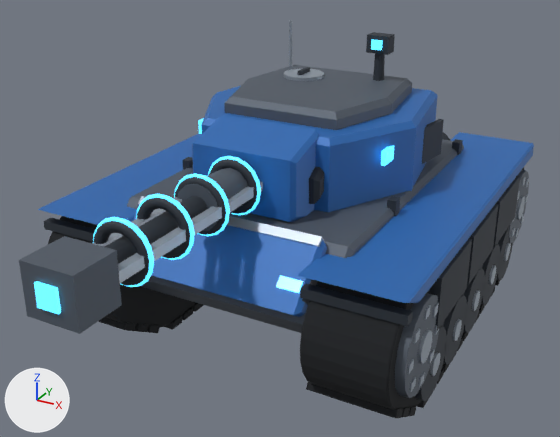
A saved change to the glTF model public/assets/units/bulwark-heavy-tank.glb.
One viewpoint serves both versions: a 50 mm camera at (4.9, -9.94, 6.06) aimed at (0.08, -1.17, 1.68). Arrows for +X, +Y and +Z are at lower left; the lights stay in place. The picture after the commit comes second. Where no turn or scale is listed for an object, it has been applied to the vertices. Vertices at exactly the same position are counted once.

The first picture shows 'bow_glow', 'fender', 'rear_drive', 'suspension_beam', 'track_belt', 'wheel_hub_0'.
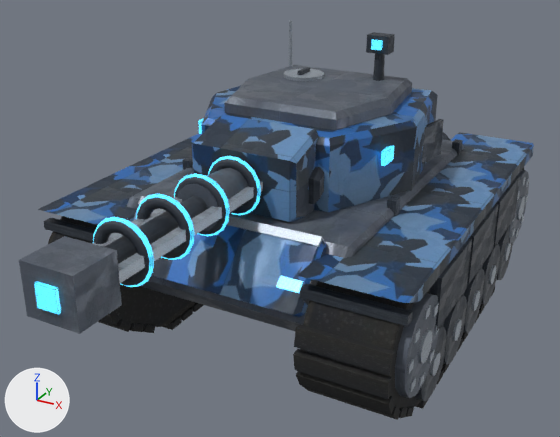
Pixel boxes (x1, y1, x2, y2) of what changed, in the pictures (560 x 437 px; the box of a moved part takes in the faces that stretch with it):
'fender', surface changed: (38, 86, 534, 317) in both
'suspension_beam', surface changed: (57, 36, 520, 401) in both
'track_belt', reshaped: before (48, 167, 524, 419); after (48, 167, 524, 420)
'bow_glow', surface changed: (34, 39, 394, 314) in both
part 1 of me_mesh_0, moved or reshaped: before (408, 406, 416, 416); after (415, 400, 428, 409)
part 2 of me_mesh_0, moved or reshaped: before (306, 382, 403, 419); after (398, 407, 408, 418)
part 3 of me_mesh_0, moved or reshaped (not visible before): after (302, 386, 400, 420)
part 4 of me_mesh_0, moved or reshaped (not visible before): after (296, 371, 395, 415)
part 5 of me_mesh_0, moved or reshaped (not visible before): after (293, 348, 392, 399)
part 6 of me_mesh_0, rebuilt: before (147, 325, 160, 333); after (142, 324, 156, 333)
part 7 of me_mesh_0, rebuilt: before (98, 317, 136, 331); after (98, 319, 131, 332)
part 8 of me_mesh_0, moved or reshaped: before (300, 167, 524, 410); after (300, 167, 524, 409)

The change, as a list of edits to the scene's bpy script:
```text
Change mat_armordark:
    remove # nodes: BsdfPrincipled, OutputMaterial
    remove # colours: greyish blue #333a43
    nodes: BsdfPrincipled, Mapping x2, Math, OutputMaterial, SeparateColor, TexImage x2, UVMap x2
    uses the picture img_image_1
    uses the picture img_image_2
Change mat_trim:
    where n0 = _N.new('ShaderNodeBsdfPrincipled'); n0.name = 'Principled BSDF'
    remove n0.inputs[0].default_value = (0.323, 0.376, 0.44, 1.0)  # 'Base Color', grey #9aa5b1
    add n2 = _N.new('ShaderNodeTexImage'); n2.name = 'Image Texture'
    add n2.image = img_image_3
    add n3 = _N.new('ShaderNodeMapping'); n3.name = 'Mapping'
    add n3.inputs[1].default_value = (0.0, -0.2, 0.0)  # 'Location'
    add n3.inputs[3].default_value = (1.2, 1.2, 1.0)  # 'Scale'
    add n4 = _N.new('ShaderNodeUVMap'); n4.name = 'UV Map'
    add n4.uv_map = 'UVMap'
    add _L.new(n2.outputs[0], n0.inputs[0])  # 'Color' to 'Base Color'
    add _L.new(n3.outputs[0], n2.inputs[0])  # 'Vector' to 'Vector'
    add _L.new(n4.outputs[0], n3.inputs[0])  # 'UV' to 'Vector'
Change mat_teamcamo:
    remove # nodes: BsdfPrincipled, OutputMaterial
    remove # colours: blue #2b6bb5
    nodes: BsdfPrincipled, Mapping x2, Math, OutputMaterial, SeparateColor, TexImage x2, UVMap x2
    uses the picture img_image_5
    uses the picture img_image_6
Change mat_energy:
    remove # nodes: BsdfPrincipled, OutputMaterial
    nodes: BsdfPrincipled, Mix x2, OutputMaterial, TexImage x2
    uses the picture img_image_7
Change me_mesh_0:
    remove me_mesh_0.from_pydata(...)  # 832 vertices, 1368 faces; spans x -4.54..0.58, y -3.18..3.28, z -0.21..1.95
    add me_mesh_0.from_pydata(...)  # 832 vertices, 1336 faces; spans x -4.54..0.58, y -3.27..3.28, z -0.2..1.95
    me_mesh_0 part 1: the loose piece of 8 vertices spanning x -0.58..0.58, y -2.42..-2.15, z -0.08..0.14 is turned 31.7 degrees about the x axis through its middle, then moved by (0.0, 0.53, -0.18)
    me_mesh_0 part 2: the loose piece of 8 vertices spanning x -0.58..0.58, y -2.93..-2.67, z 0.24..0.46 is moved by (0.0, 0.16, -0.1)
    me_mesh_0 part 3: the loose piece of 8 vertices spanning x -0.58..0.58, y -2.31..-2.07, z 1.84..1.95 is turned 135 degrees about the x axis through its middle, then moved by (0.0, -0.7, -1.47)
    me_mesh_0 part 4: the loose piece of 8 vertices spanning x -0.58..0.58, y -2.01..-1.77, z 1.84..1.95 is turned 117 degrees about the x axis through its middle, then moved by (0.0, -1.2, -1.23)
    me_mesh_0 part 5: the loose piece of 8 vertices spanning x -0.58..0.58, y -1.71..-1.47, z 1.84..1.95 is turned 99 degrees about the x axis through its middle, then moved by (0.0, -1.6, -0.93)
    me_mesh_0 part 6: the loose piece of 8 vertices spanning x -4.54..-3.38, y -2.42..-2.15, z -0.08..0.14 is rebuilt with 8 vertices and now spans x -4.54..-3.38, y -2.52..-2.25, z -0.02..0.2
    me_mesh_0 part 7: the loose piece of 8 vertices spanning x -4.54..-3.38, y -2.93..-2.67, z 0.24..0.46 is rebuilt with 8 vertices and now spans x -4.54..-3.38, y -3.02..-2.78, z 0.29..0.54
    me_mesh_0 part 8: 108 vertices removed from x -0.58..0.58, y -3.16..3.28, z -0.11..1.84; 76 vertices added at x -0.58..0.58, y -3.14..3.28, z -0.09..1.82
    other edits to the shape of me_mesh_0 do not show in these pictures
Change me_mesh_4:
    where me_mesh_4.from_pydata(...)  # 88 vertices, 156 faces; spans x -4.62..0.66, y -3.1..3.01, z -0.88..1.35
    me_mesh_4 part 9: texture (UV) coordinates changed
Change me_mesh_5:
    where me_mesh_5.from_pydata(...)  # 564 vertices, 1080 faces; spans x -1.65..1.65, y -2.87..5.53, z -0.7..1.98
    me_mesh_5 part 10: texture (UV) coordinates changed
```
